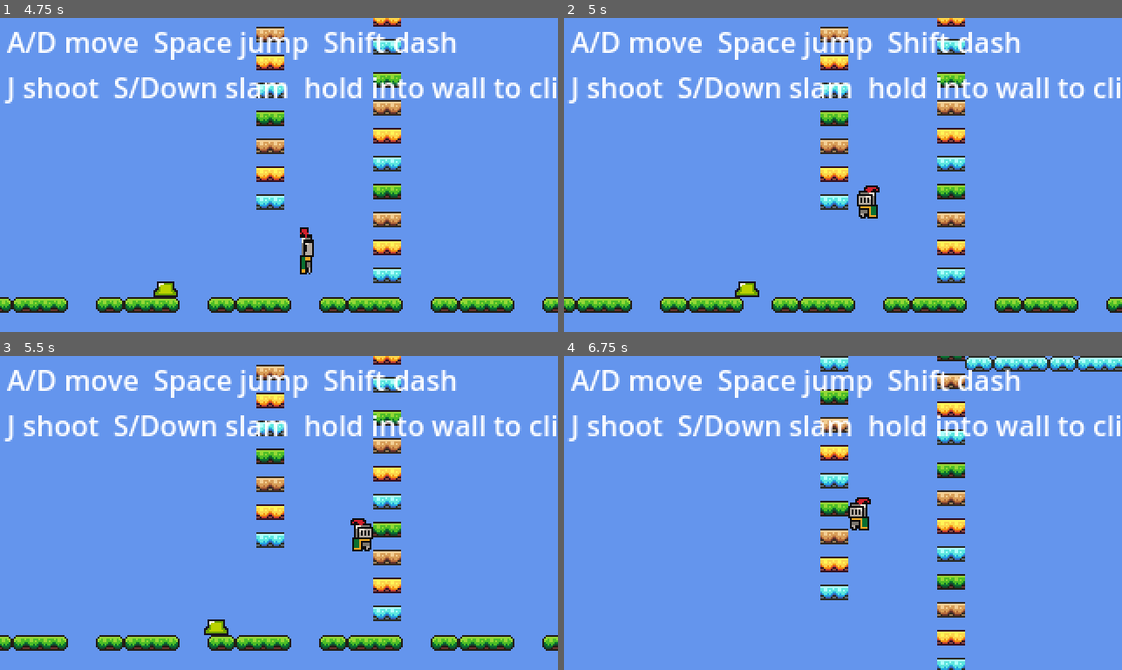
Above: before the commit, frames 1-4 (two rows, left to right).
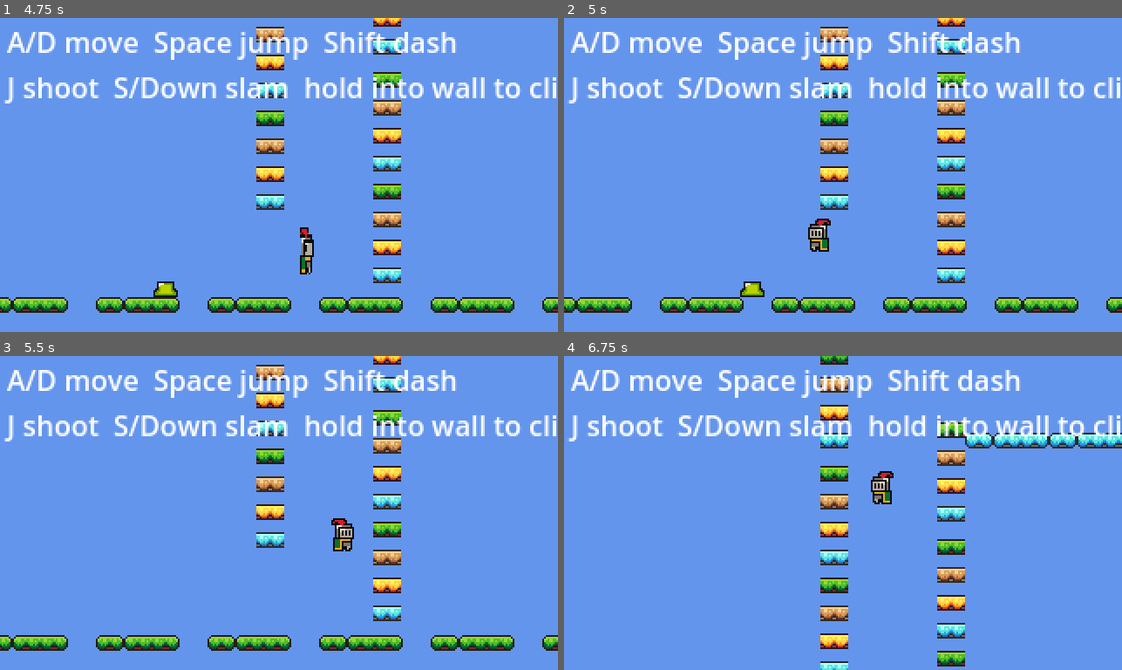
Above: after the commit, the same moments.

Repository: SolutionsByCarson/ScratchPad
Game: Godot game, scene res://scenes/main.tscn
The game is run twice, just before and just after one commit, with the same random seed, the same clock (stepped at 60 frames per second) and the same inputs.
Inputs:
- Up to frame 1 (4.75 s): hold D (move_right) 0.53-2.03 s; tap Shift (dash) at 0.6, 3.05, 3.6 s; tap Space (jump) at 0.77, 1.07, 1.52, 1.82, 2.3, 2.85, 3.02, 3.32, 3.77, 4.07, 4.52 s; tap J (shoot) at 0.8, 1.35, 3.8, 4.35 s; tap S (slam) at 1.55, 2.1, 4.55 s; hold A (move_left) 2.03-2.78 s; hold D (move_right) 2.78-4.28 s; hold A (move_left) from 4.28 s (still down)
- Up to frame 2 (5 s): keep holding A (move_left); tap Space (jump) at 4.82 s
- Up to frame 3 (5.5 s): release A (move_left) at 5.03 s; hold D (move_right) from 5.03 s (still down); tap S (slam) at 5.1 s; tap Space (jump) at 5.3 s
- Up to frame 4 (6.75 s): release D (move_right) at 5.78 s; hold A (move_left) from 5.78 s (still down); tap Shift (dash) at 5.85 s; tap Space (jump) at 6.02, 6.32 s; tap J (shoot) at 6.6 s

Frame 1 is identical in both runs. In frame 2, 0.8% of the frame differs, in the area x 30-57%, y 53-89%; in frame 3, 0.9%; in frame 4, 11%, in the area x 45-100%, y 0-100%.

Commit message:
Lock wall slide: dash/shoot/movement disabled while attached
Hoisted wall-state computation above dash/shoot so they can be gated
on wall attachment. Added _wall_attached + _wall_attached_normal_x
state: latches when wall_clinging first triggers (player pressed into
wall), persists until wall jump, slam, on_floor, or no longer touching
the same wall. Distinct from wall_clinging which still requires active
input direction.

While _wall_attached:
  - Shoot, dash, horizontal velocity override are all skipped
  - Stick / slide physics still apply (uses _wall_attached, not
    wall_clinging, so releasing direction doesn't drop the slide)
  - Jump triggers wall jump (existing logic, now also clears
    _wall_attached)
  - Slam (Down/S) triggers slam descent (slam check runs before slide
    branch, so it takes precedence)

Net effect on wall slide: only Jump or Down work to exit. Direction
inputs do nothing. The slide is committed.

Co-Authored-By: Claude Opus 4.7 (1M context) <noreply@anthropic.com>

Diff:
--- a/scripts/player.gd
+++ b/scripts/player.gd
@@ -55,6 +55,8 @@
 var _ignore_wall_normal_x := 0.0
 var _wall_grace_left := 0.0
 var _last_wall_normal_x := 0.0
+var _wall_attached := false
+var _wall_attached_normal_x := 0.0
 
 
 func _ready() -> void:
@@ -78,59 +80,6 @@
 		move_and_slide()
 		_update_floor_tracking()
 		return
-
-	if Input.is_action_just_pressed("shoot"):
-		_shoot()
-
-	_dash_cooldown_left = max(0.0, _dash_cooldown_left - delta)
-
-	if Input.is_action_just_pressed("dash") and _dash_cooldown_left <= 0.0 and _dash_time_left <= 0.0:
-		_dash_time_left = DASH_DURATION
-		_dash_cooldown_left = DASH_COOLDOWN
-		Audio.play_sfx("power_up")
-
-	if _dash_time_left > 0.0:
-		_dash_time_left -= delta
-		velocity.x = _facing * DASH_SPEED
-		velocity.y = 0.0
-		move_and_slide()
-		_update_floor_tracking()
-		return
-
-	if is_on_floor() and Input.is_action_just_pressed("slam") and _is_on_one_way_platform():
-		global_position.y += 2.0
-
-	if not is_on_floor() and not _slamming and Input.is_action_just_pressed("slam"):
-		_slamming = true
-		_hanging = false
-		velocity.x = 0.0
-		velocity.y = SLAM_SPEED
-
-	if _slamming:
-		if is_on_floor():
-			_slamming = false
-			_slam_land_timer = SLAM_LAND_DURATION
-			Audio.play_sfx("explosion")
-			_do_slam_damage()
-		else:
-			velocity += get_gravity() * delta
-			velocity.x = 0.0
-			move_and_slide()
-			_update_floor_tracking()
-			return
-
-
-	if _was_on_floor and not is_on_floor() and velocity.y >= -10.0:
-		var hspeed: float = absf(velocity.x)
-		if hspeed > 0.0 and hspeed < AUTO_HANG_MAX_SPEED:
-			_hanging = true
-			_hang_top_y = _last_floor_top_y
-			_hang_normal_x = signf(velocity.x)
-			global_position.y = _last_floor_top_y + COLLISION_TOP_FROM_CENTER
-			velocity = Vector2.ZERO
-			move_and_slide()
-			_update_floor_tracking()
-			return
 
 	_wall_jump_lock_left = max(0.0, _wall_jump_lock_left - delta)
 	if _wall_jump_lock_left <= 0.0:
@@ -153,6 +102,69 @@
 	var pressing_into_contact: bool = contact_normal_x != 0.0 and input_dir != 0.0 and signf(input_dir) != signf(contact_normal_x)
 	var wall_clinging: bool = on_vertical_wall and pressing_into_contact and velocity.y >= 0.0
 
+	if wall_clinging:
+		_wall_attached = true
+		_wall_attached_normal_x = contact_normal_x
+	if on_floor:
+		_wall_attached = false
+	elif not on_vertical_wall:
+		_wall_attached = false
+	elif _wall_attached and signf(contact_normal_x) != signf(_wall_attached_normal_x):
+		_wall_attached = false
+
+	if not _wall_attached and Input.is_action_just_pressed("shoot"):
+		_shoot()
+
+	_dash_cooldown_left = max(0.0, _dash_cooldown_left - delta)
+
+	if not _wall_attached and Input.is_action_just_pressed("dash") and _dash_cooldown_left <= 0.0 and _dash_time_left <= 0.0:
+		_dash_time_left = DASH_DURATION
+		_dash_cooldown_left = DASH_COOLDOWN
+		Audio.play_sfx("power_up")
+
+	if _dash_time_left > 0.0:
+		_dash_time_left -= delta
+		velocity.x = _facing * DASH_SPEED
+		velocity.y = 0.0
+		move_and_slide()
+		_update_floor_tracking()
+		return
+
+	if is_on_floor() and Input.is_action_just_pressed("slam") and _is_on_one_way_platform():
+		global_position.y += 2.0
+
+	if not is_on_floor() and not _slamming and Input.is_action_just_pressed("slam"):
+		_slamming = true
+		_hanging = false
+		velocity.x = 0.0
+		velocity.y = SLAM_SPEED
+
+	if _slamming:
+		if is_on_floor():
+			_slamming = false
+			_slam_land_timer = SLAM_LAND_DURATION
+			Audio.play_sfx("explosion")
+			_do_slam_damage()
+		else:
+			velocity += get_gravity() * delta
+			velocity.x = 0.0
+			move_and_slide()
+			_update_floor_tracking()
+			return
+
+
+	if _was_on_floor and not is_on_floor() and velocity.y >= -10.0:
+		var hspeed: float = absf(velocity.x)
+		if hspeed > 0.0 and hspeed < AUTO_HANG_MAX_SPEED:
+			_hanging = true
+			_hang_top_y = _last_floor_top_y
+			_hang_normal_x = signf(velocity.x)
+			global_position.y = _last_floor_top_y + COLLISION_TOP_FROM_CENTER
+			velocity = Vector2.ZERO
+			move_and_slide()
+			_update_floor_tracking()
+			return
+
 	if on_ledge and pressing_into_contact and not on_floor:
 		_hanging = true
 		var ledge_top: float = contact.top_y
@@ -181,11 +193,11 @@
 	if on_floor:
 		_coyote_timer = COYOTE_TIME
 		_wall_stick_left = WALL_STICK_TIME
-	elif wall_clinging and _wall_stick_left > 0.0:
+	elif _wall_attached and _wall_stick_left > 0.0:
 		velocity.y = 0.0
 		_wall_stick_left -= delta
 		_coyote_timer = 0.0
-	elif wall_clinging:
+	elif _wall_attached:
 		velocity += get_gravity() * delta
 		velocity.y = min(velocity.y, WALL_SLIDE_MAX_FALL)
 		_coyote_timer = 0.0
@@ -208,6 +220,7 @@
 		_wall_jump_lock_left = WALL_JUMP_INPUT_LOCK
 		_ignore_wall_normal_x = jump_normal_x
 		_wall_grace_left = 0.0
+		_wall_attached = false
 		_facing = jump_normal_x
 		sprite.flip_h = jump_normal_x < 0.0
 		_jump_buffer_timer = 0.0
@@ -219,7 +232,7 @@
 		_coyote_timer = 0.0
 		Audio.play_sfx("jump")
 
-	if _wall_jump_lock_left <= 0.0:
+	if not _wall_attached and _wall_jump_lock_left <= 0.0:
 		if input_dir != 0.0:
 			velocity.x = input_dir * SPEED
 			sprite.flip_h = input_dir < 0.0
